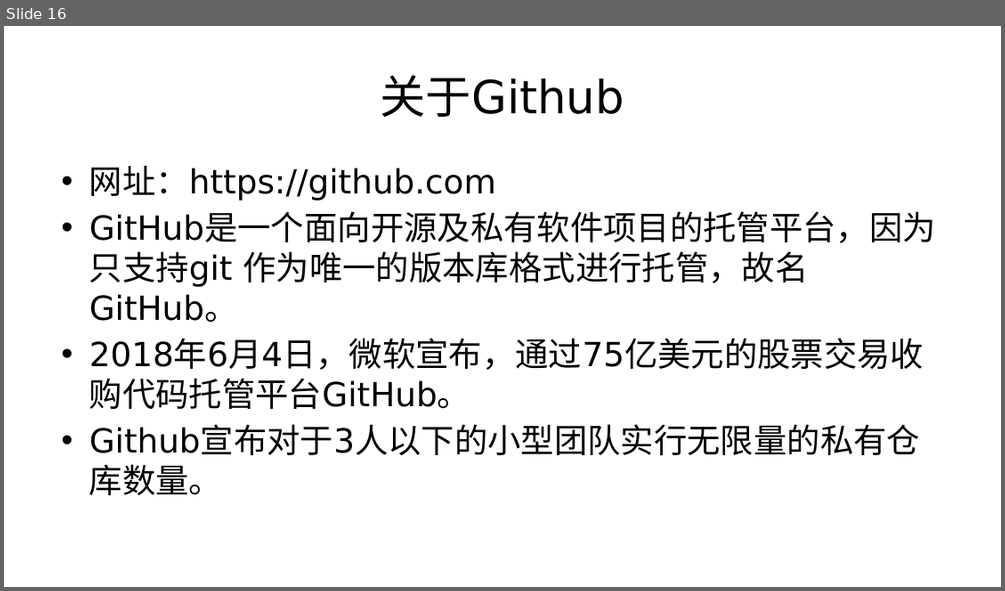
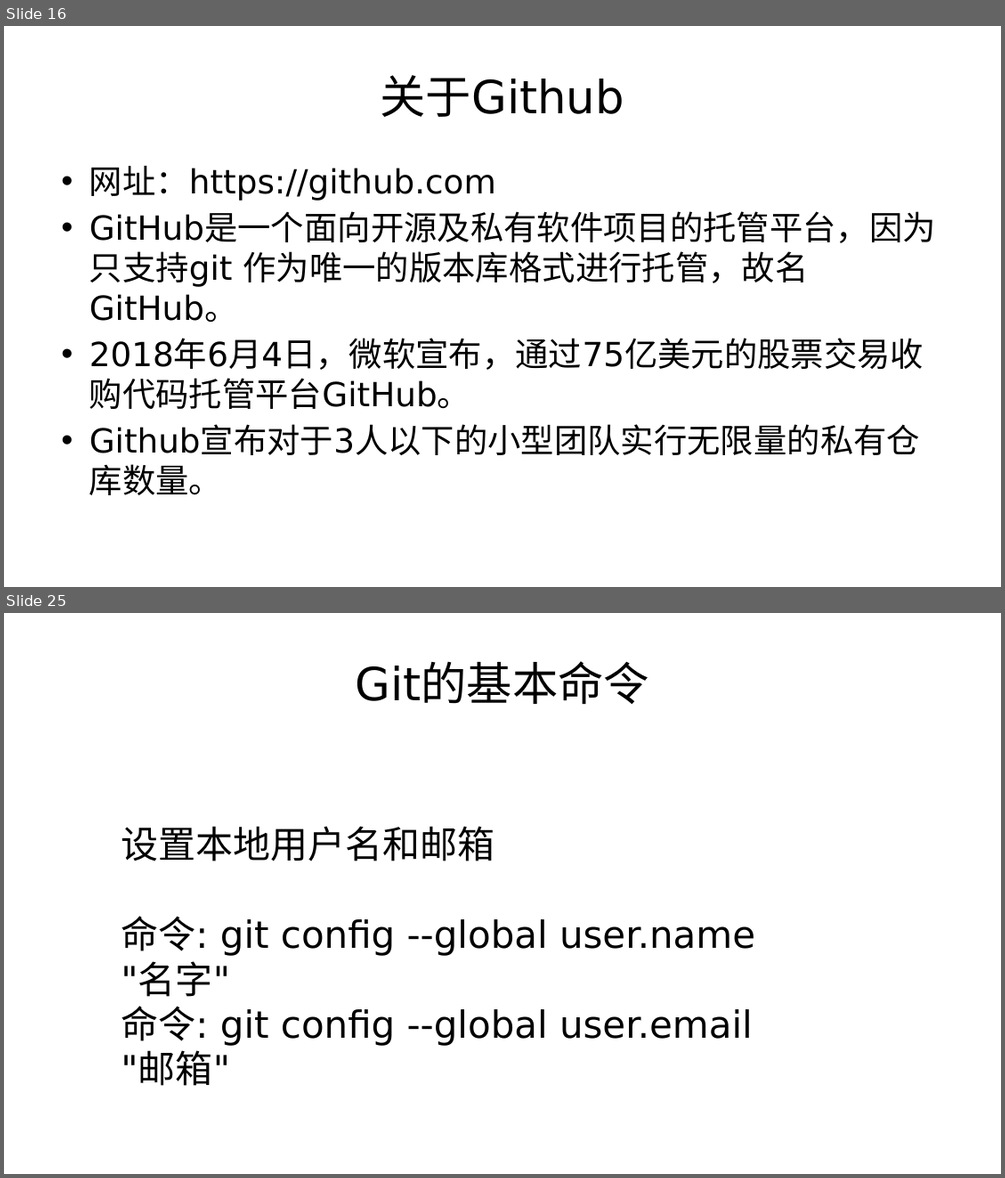
Before and after one commit to Sdear/LectureNotes, a slide deck: 专题/版本控制那些事.pptx. Shown one above the other, each under a label of ours: slide 16 before the commit, slides 16 and 25 after it; the slides between them are not shown. The pictures are 1005x591 and 1005x1178 pixels, drawn with LibreOffice and Linux fonts; fonts in the diff are those of the drawing; background and template pictures are left out. Boxes give left, top, right and bottom in pixels: in the first picture for what was removed or moved away, otherwise in the second. Text is boxed around its words. In the diff, an @@ line names an element or a change of style, - is before the commit and + after.

```diff
--- a/专题/版本控制那些事.pptx
+++ b/专题/版本控制那些事.pptx
@@ slide 25 added at <box>4,613,1001,1174</box>, background #FFFFFF @@
@@ title added at <box>355,664,649,704</box>, 44 pt, text #000000 @@
+Git的基本命令
@@ text added at <box>121,826,755,1086</box>, 36 pt, text #000000 @@
+设置本地用户名和邮箱
+命令: git config --global user.name "名字"
+命令: git config --global user.email "邮箱"
```
Also in this commit, not shown: 16 other slides added, 1 other file.
